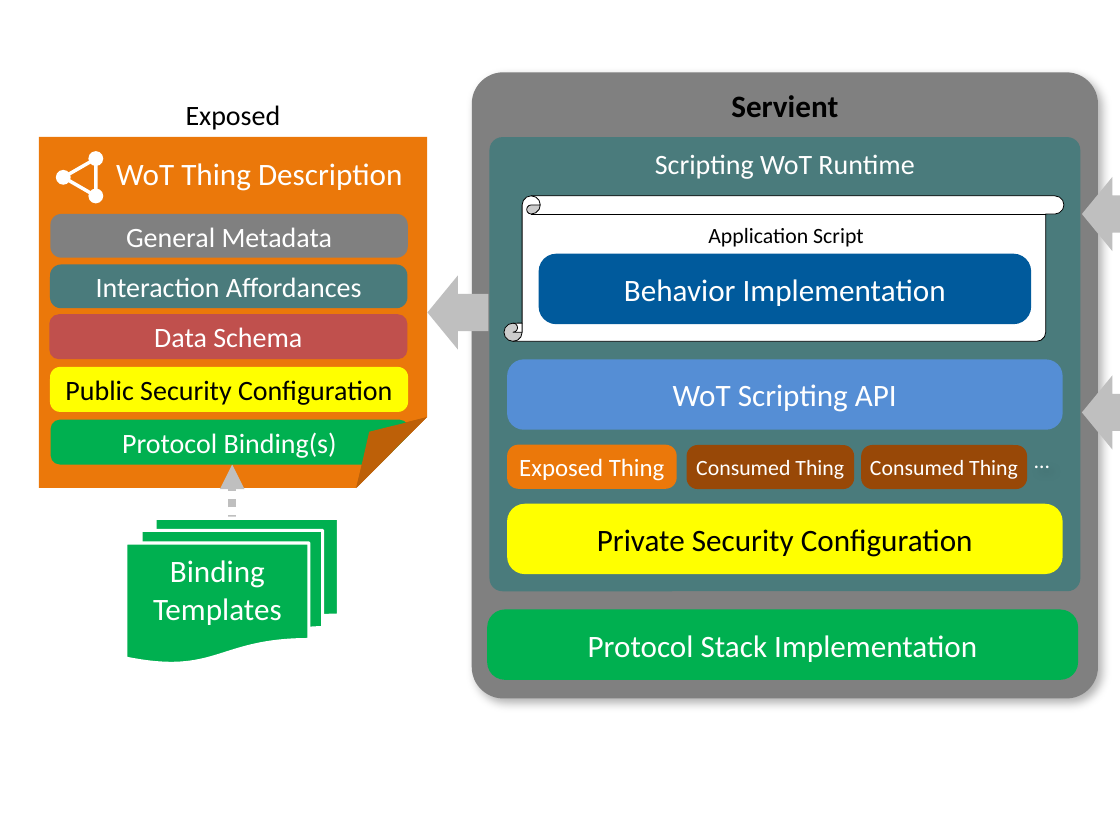
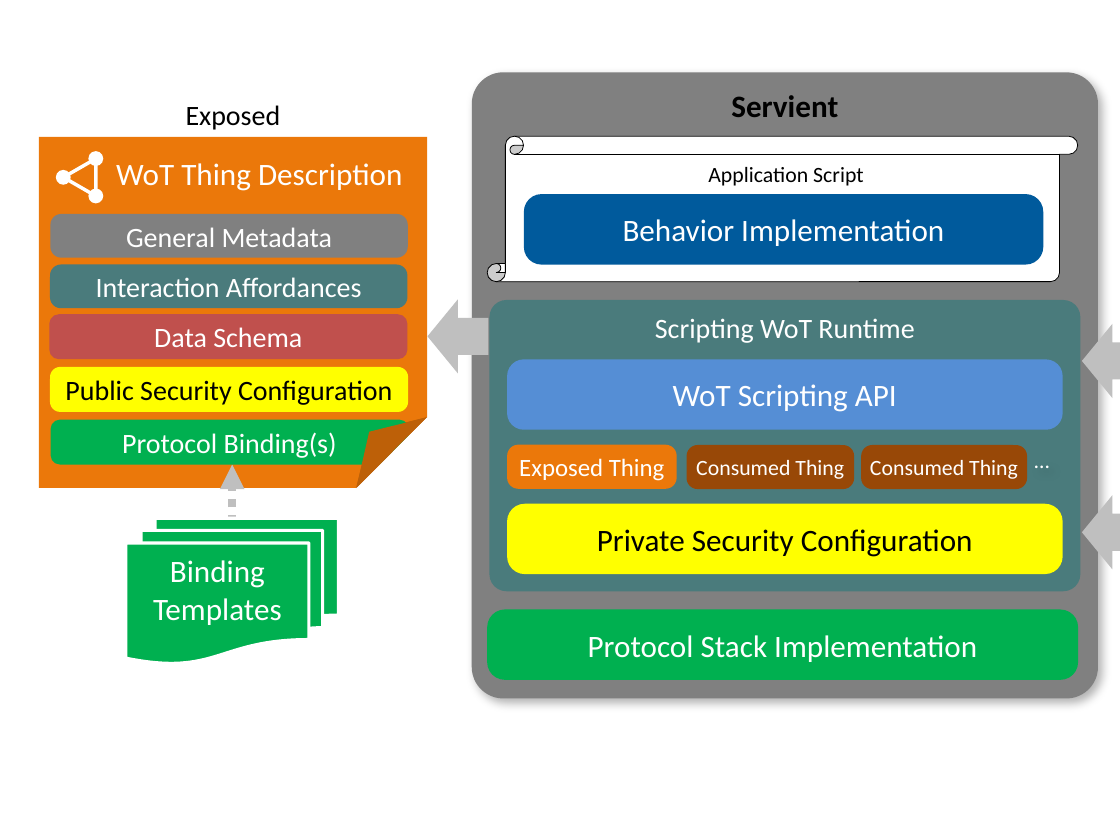
Before and after one commit to w3c/wot-architecture, a slide deck: slide 9 of images/wot-architecture-figures-new4.pptx. Drawn at 1120x840 pixels with LibreOffice and Linux fonts; fonts in the diff are those of the drawing. Boxes give left, top, right and bottom in pixels: in the first picture for what was removed or moved away, otherwise in the second. Text is boxed around its words. In the diff, an @@ line names an element or a change of style, - is before the commit and + after.

```diff
--- a/images/wot-architecture-figures-new4.pptx
+++ b/images/wot-architecture-figures-new4.pptx
@@ vertical scroll: place and size @@
-vertical scroll at [504,196,1064,342]
+vertical scroll at [487,137,1077,282]
@@ text "Application Script": place and size @@
-text "Application Script" at [708,228,863,247]
+text "Application Script" at [708,167,863,186]
@@ rounded rectangle "Behavior Implementation": place and size @@
-rounded rectangle "Behavior Implementation" at [539,254,1032,325]
+rounded rectangle "Behavior Implementation" at [524,194,1044,264]
@@ down arrow: place and size @@
-down arrow at [428,276,488,349]
+down arrow at [428,299,488,373]
@@ rounded rectangle "Scripting WoT Runtime": place and size @@
-rounded rectangle "Scripting WoT Runtime" at [489,137,1081,591]
+rounded rectangle "Scripting WoT Runtime" at [489,300,1081,591]
@@ rounded rectangle "Scripting WoT Runtime" at [489,300,1081,591]: proportions changed @@
@@ down arrow: place and size @@
-down arrow at [1082,177,1120,251]
+down arrow at [1082,324,1120,398]
@@ down arrow: place and size @@
-down arrow at [1082,375,1120,449]
+down arrow at [1082,495,1120,569]
```
Also in this commit, not shown: 1 other slide changed, 2 other files.
